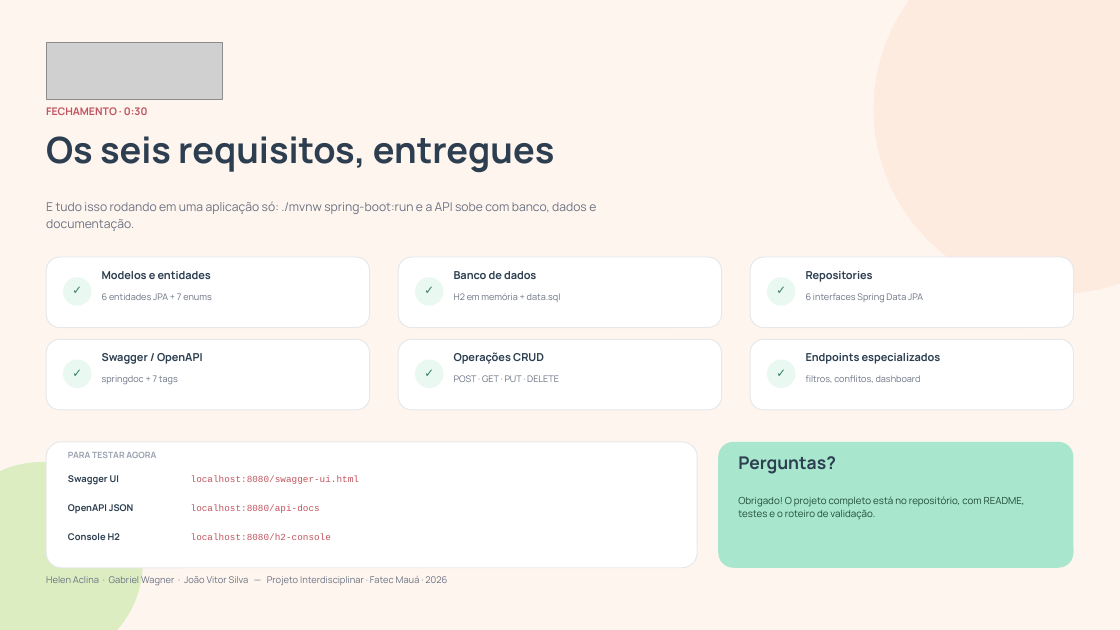
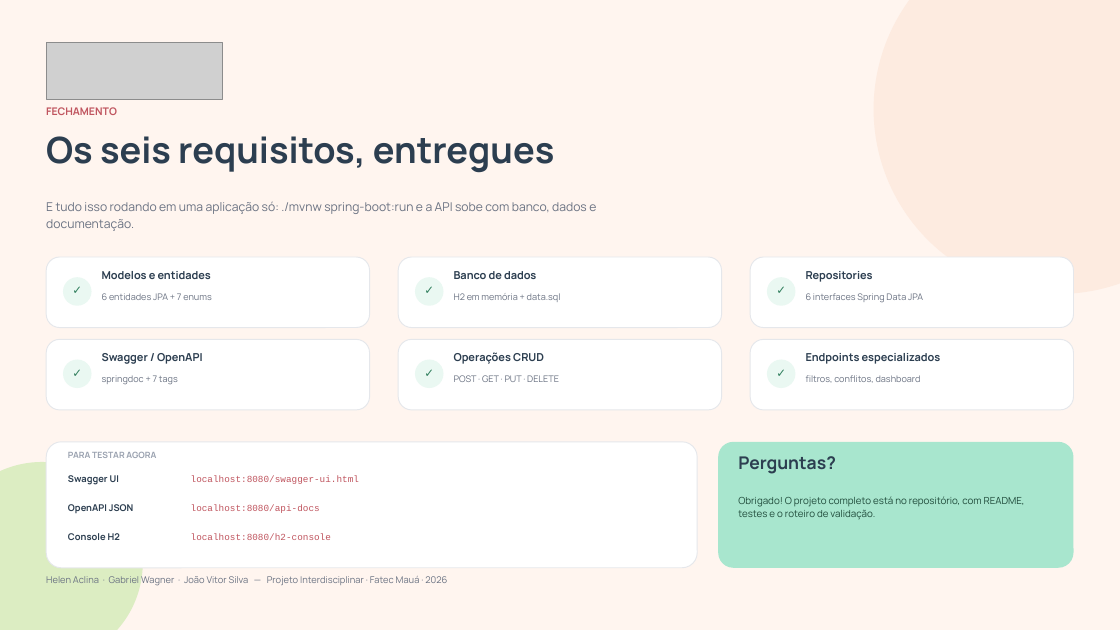
Before and after one commit to jvitorsi-dev/PetClean, a slide deck: slide 15 of docs/apresentacao/PetClean-API.pptx. Drawn at 1120x630 pixels with LibreOffice and Linux fonts; fonts in the diff are those of the drawing; grey boxes stand for pictures. Boxes give left, top, right and bottom in pixels: in the first picture for what was removed or moved away, otherwise in the second. Text is boxed around its words. In the diff, an @@ line names an element or a change of style, - is before the commit and + after.

```diff
--- a/docs/apresentacao/PetClean-API.pptx
+++ b/docs/apresentacao/PetClean-API.pptx
@@ text at [46,107,117,115]: text changed @@
-FECHAMENTO · 0:30
+FECHAMENTO
```
Also in this commit, not shown: 14 other slides changed, 6 other files.
